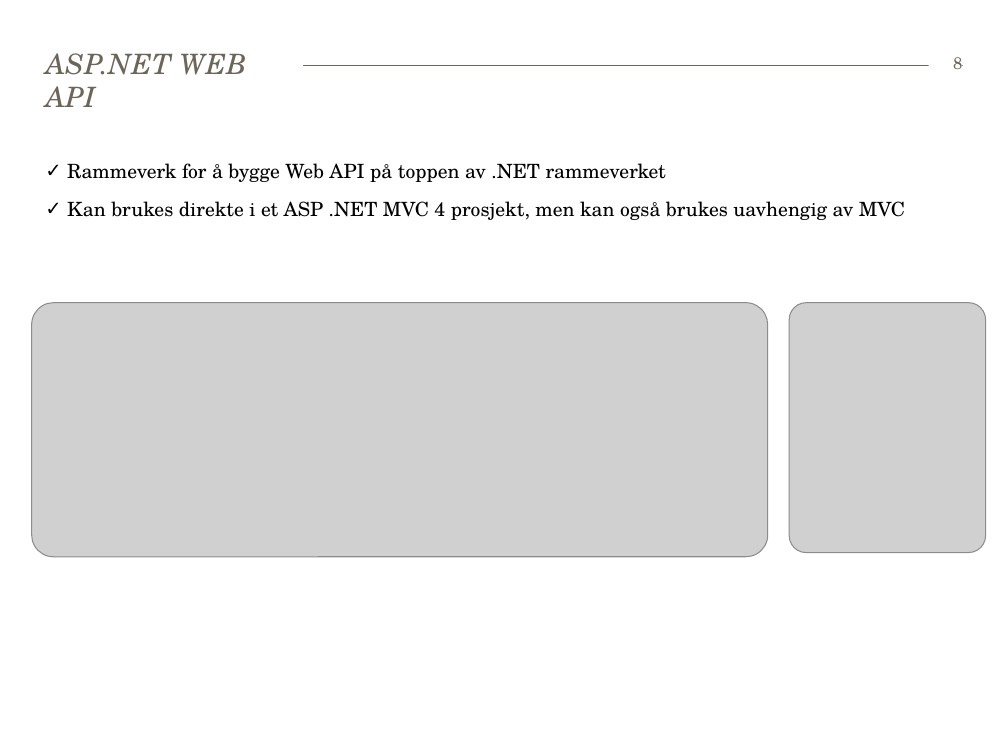
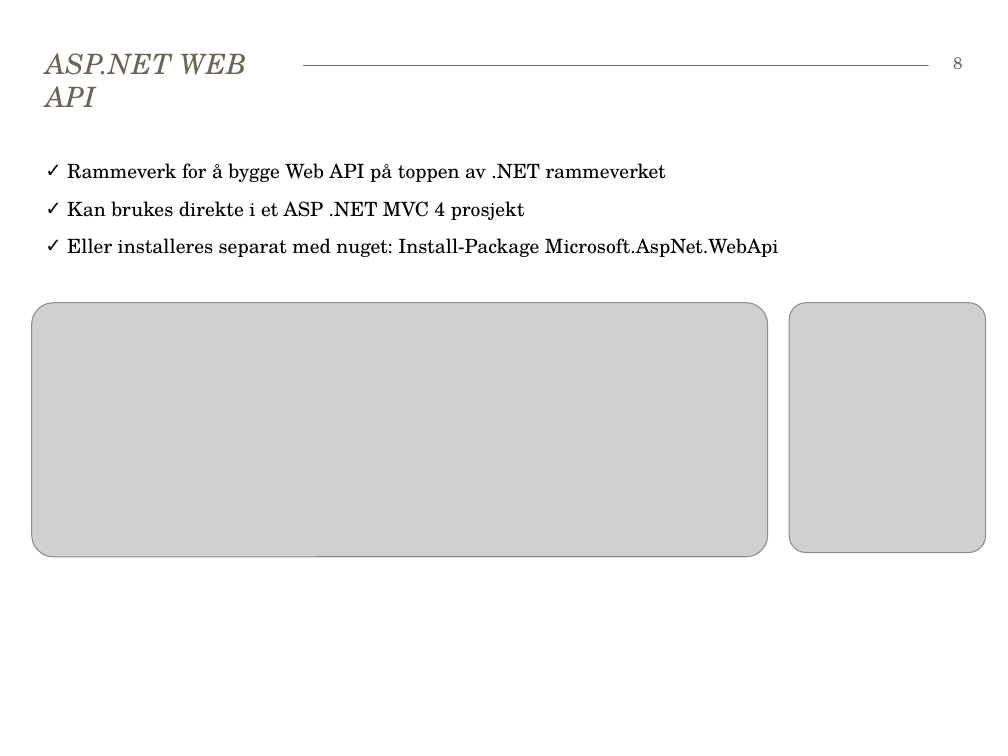
Before and after one commit to bekk/dotnetkurs, a slide deck: slide 8 of webapi/WebAPI.pptx. Drawn at 1008x756 pixels with LibreOffice and Linux fonts; fonts in the diff are those of the drawing; grey boxes stand for pictures. Boxes give left, top, right and bottom in pixels: in the first picture for what was removed or moved away, otherwise in the second. Text is boxed around its words. In the diff, an @@ line names an element or a change of style, - is before the commit and + after.

Commit message:
Oppdaterte web api slides

```diff
--- a/webapi/WebAPI.pptx
+++ b/webapi/WebAPI.pptx
@@ text at (67, 201, 779, 257): text changed @@
-✓ Kan brukes direkte i et ASP .NET MVC 4 prosjekt, men kan også brukes uavhengig av MVC
+✓ Kan brukes direkte i et ASP .NET MVC 4 prosjekt
+✓ Eller installeres separat med nuget: Install-Package Microsoft.AspNet.WebApi
```
